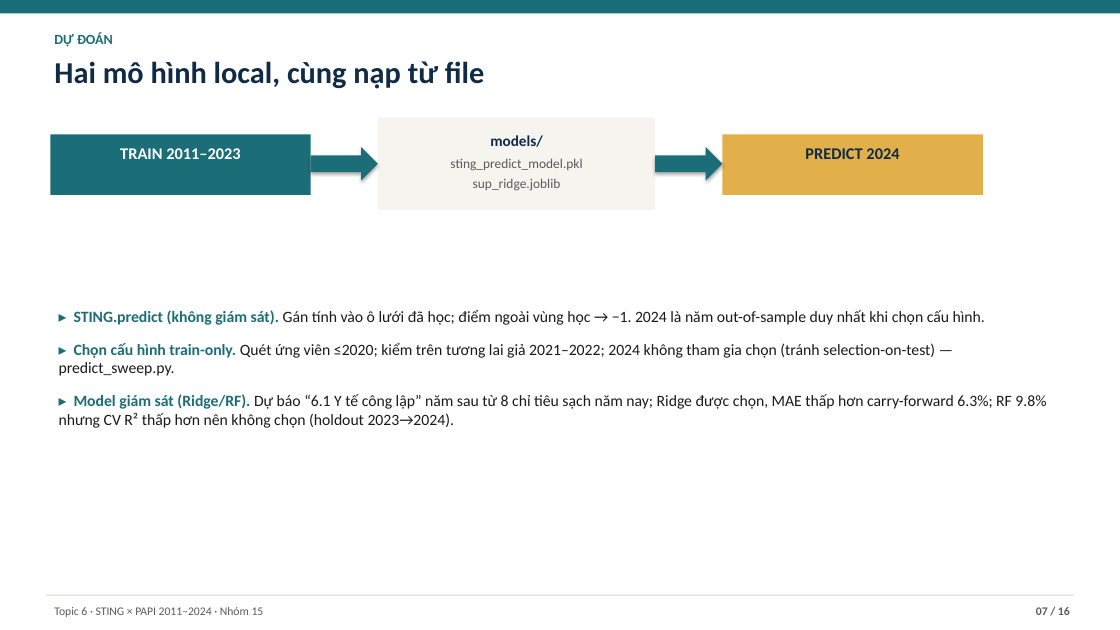
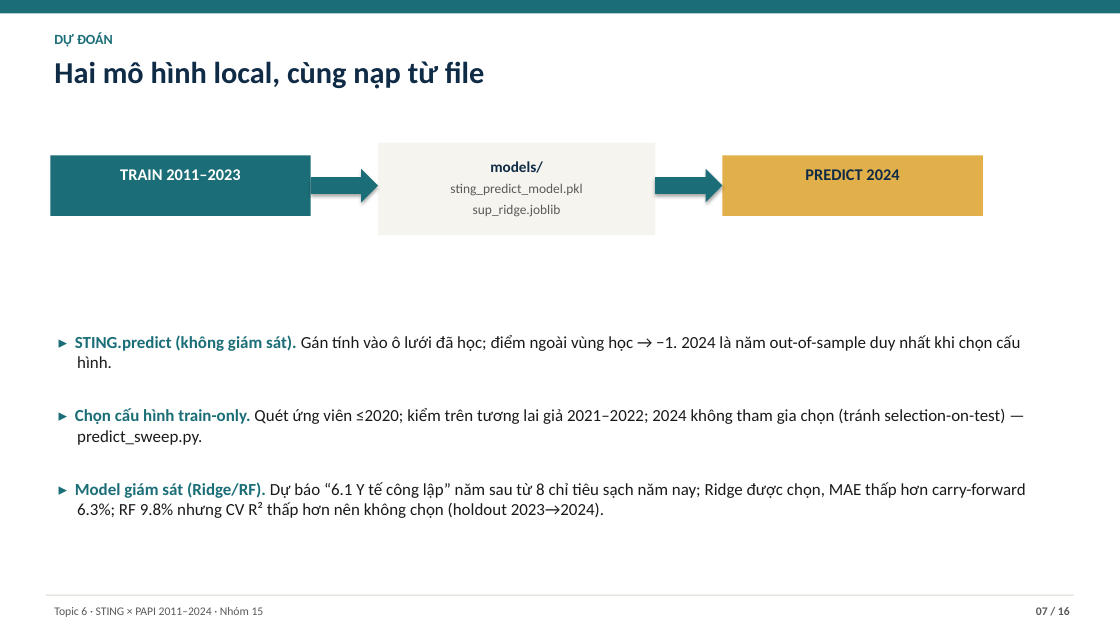
Before and after one commit to JasonTM17/Grid_Based_Sociology, a slide deck: slide 7 of slides/final.pptx. Drawn at 1120x630 pixels with LibreOffice and Linux fonts; fonts in the diff are those of the drawing. Boxes give left, top, right and bottom in pixels: in the first picture for what was removed or moved away, otherwise in the second. Text is boxed around its words. In the diff, an @@ line names an element or a change of style, - is before the commit and + after.

```diff
--- a/slides/final.pptx
+++ b/slides/final.pptx
@@ rectangle: place and size @@
-rectangle at (378, 118, 655, 210)
+rectangle at (378, 143, 655, 235)
@@ text "models/": place and size @@
-text "models/" at (450, 135, 582, 191)
+text "models/" at (450, 161, 582, 217)
@@ 2 texts, 2 rectangles, 2 right arrows: place and size @@
-2 texts, 2 rectangles, 2 right arrows at (50, 134, 983, 195)
+2 texts, 2 rectangles, 2 right arrows at (50, 155, 983, 216)
@@ text "▸ STING.predict (không giám sát). ...": place and size @@
-text "▸ STING.predict (không giám sát). ..." at (59, 310, 1046, 428)
+text "▸ STING.predict (không giám sát). ..." at (75, 335, 1026, 518)
@@ text "▸ STING.predict (không giám sát). ..." at (75, 335, 1026, 518): size 13.5 to 14.5 pt; indent changed; more space between paragraphs @@
```
Also in this commit, not shown: 12 other slides changed, 2 other files.
